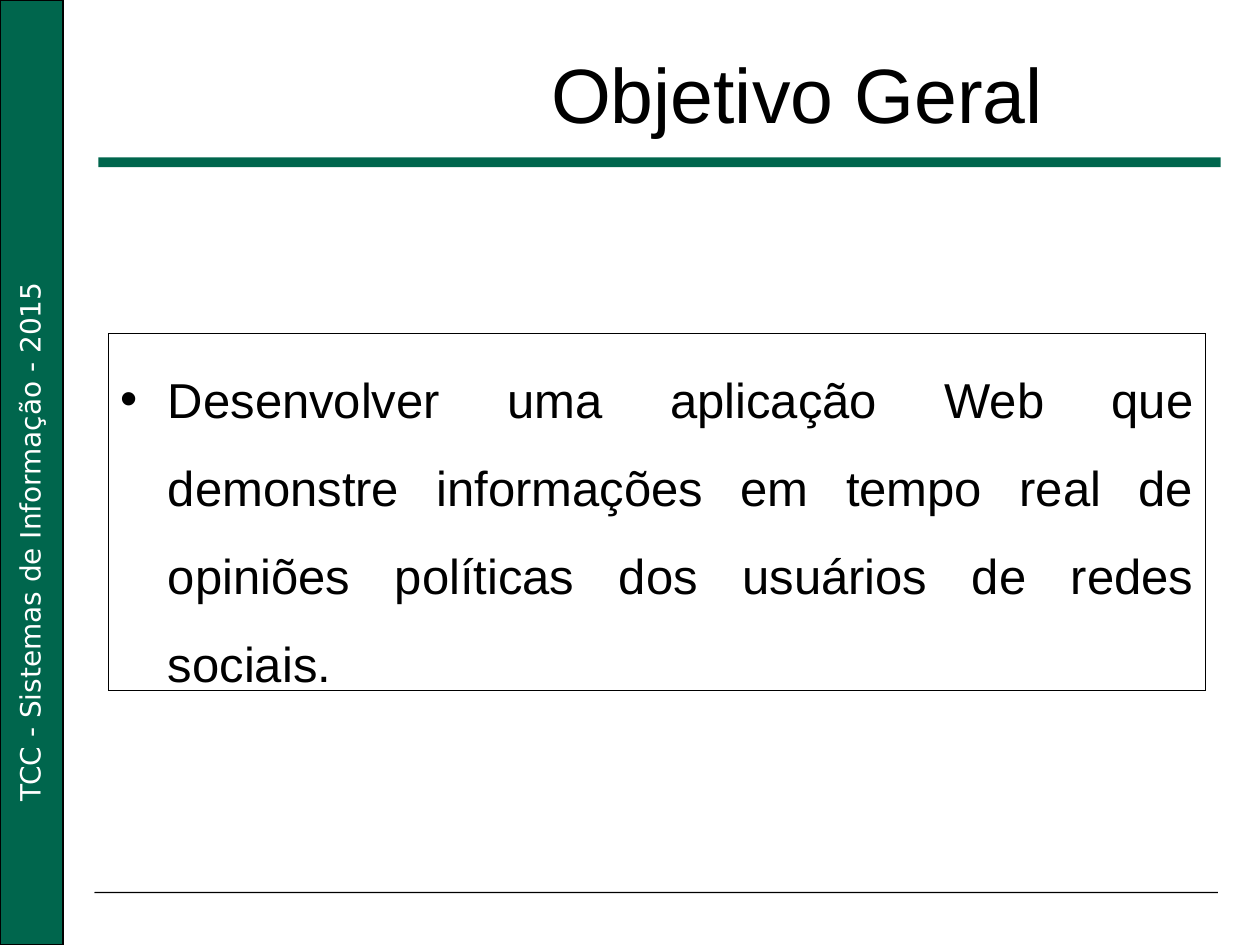
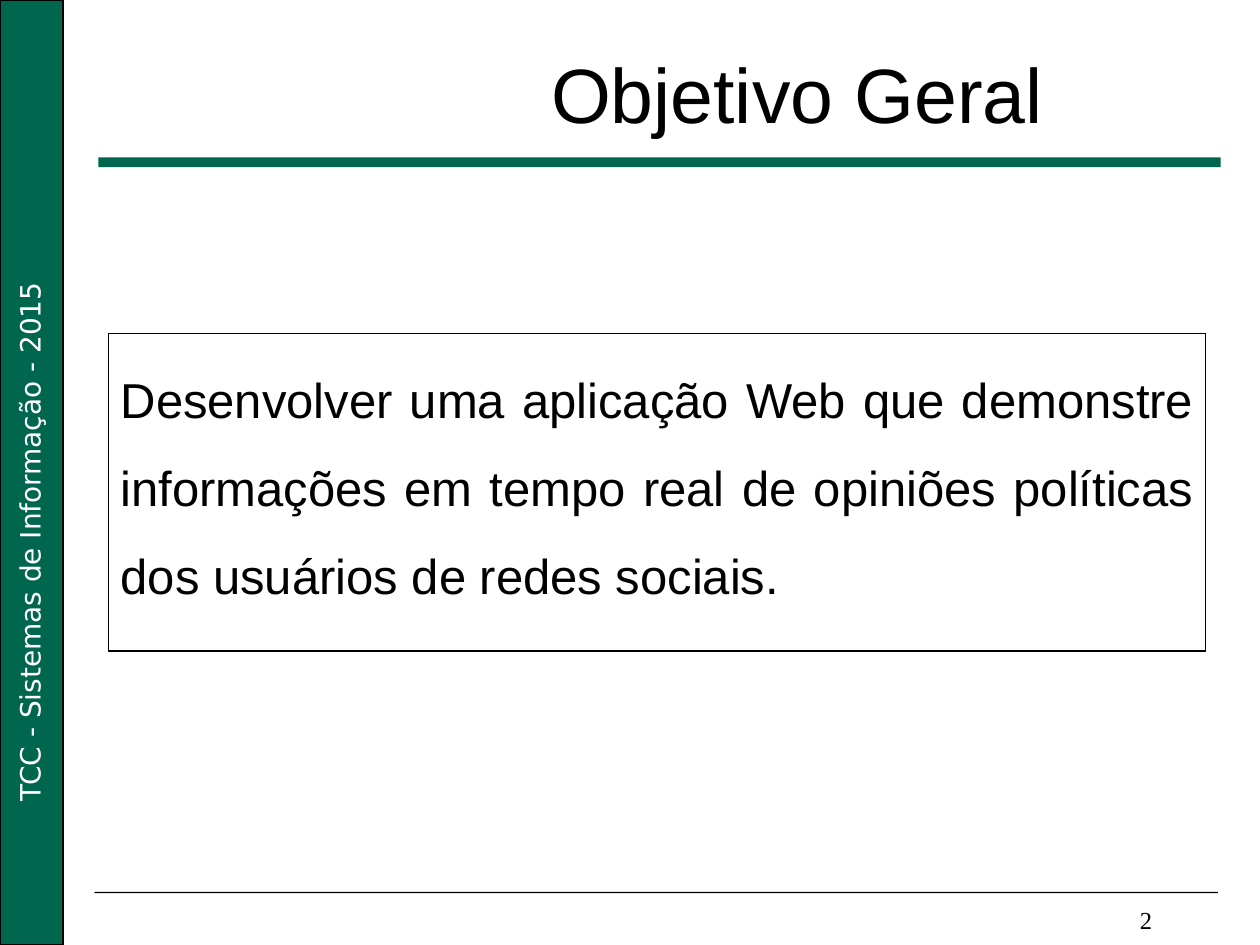
Before and after one commit to Nikofoxxx/TCC, a slide deck: slide 2 of documents/life_cycle/Apresentação_Big_Data.pptx. Drawn at 1260x945 pixels with LibreOffice and Linux fonts; fonts in the diff are those of the drawing; background and template pictures are left out. Boxes give left, top, right and bottom in pixels: in the first picture for what was removed or moved away, otherwise in the second. Text is boxed around its words. In the diff, an @@ line names an element or a change of style, - is before the commit and + after.

```diff
--- a/documents/life_cycle/Apresentação_Big_Data.pptx
+++ b/documents/life_cycle/Apresentação_Big_Data.pptx
@@ rectangle "Desenvolver uma aplicação Web que ...": place and size @@
-rectangle "Desenvolver uma aplicação Web que ..." at (108,334,1206,692)
+rectangle "Desenvolver uma aplicação Web que ..." at (108,334,1206,651)
@@ rectangle "Desenvolver uma aplicação Web que ..." at (108,334,1206,651): bullet • to none @@
@@ text added at (1140,912,1152,929), 14 pt, text #000000 @@
+2
```
Also in this commit, not shown: 13 other slides changed.
